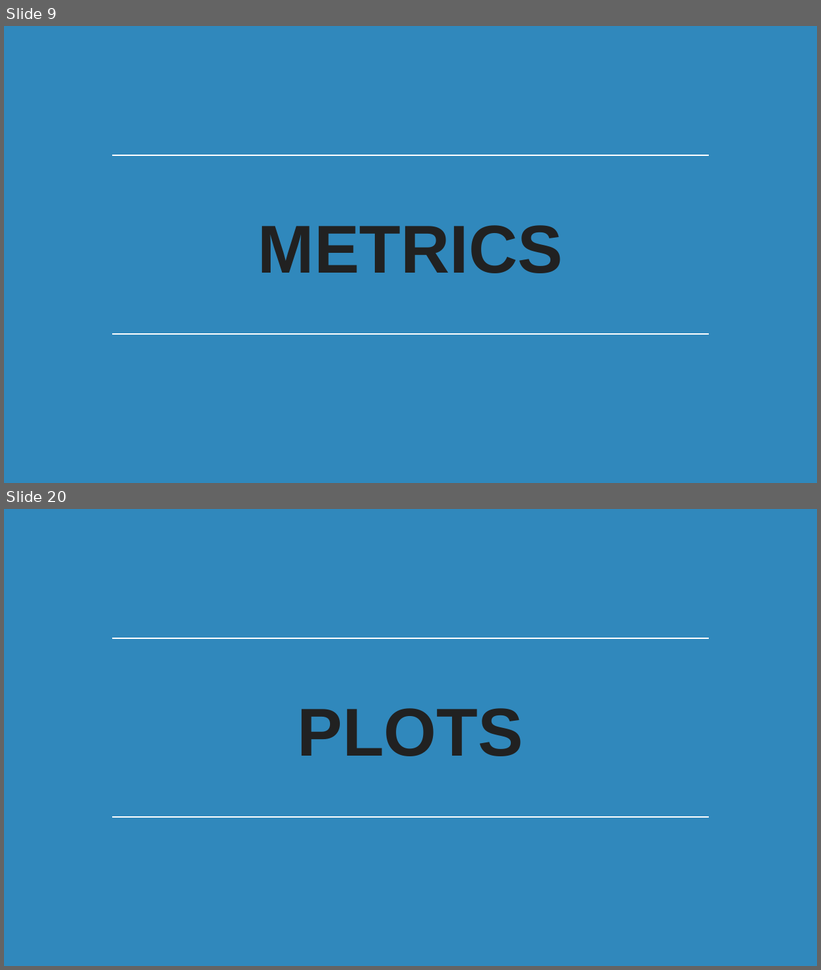
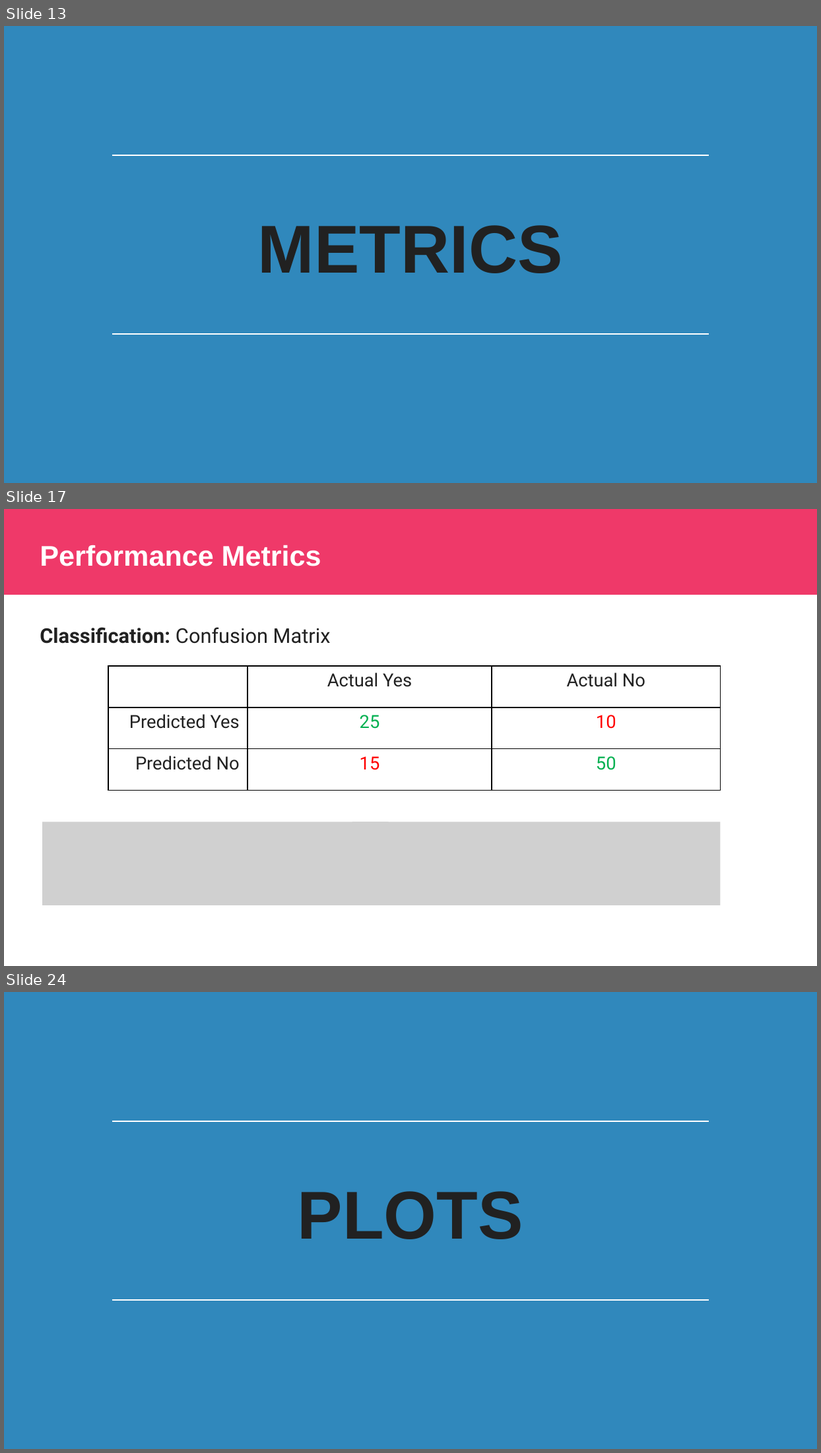
Before and after one commit to javediahmed/misc, a slide deck: Classification_Error_Metrics.pptx. Shown one above the other, each under a label of ours: slides 9 and 20 before the commit, slides 13, 17 and 24 after it; the slides between them are not shown. The pictures are 821x970 and 821x1453 pixels, drawn with LibreOffice and Linux fonts; fonts in the diff are those of the drawing; grey boxes stand for pictures; background and template pictures are left out. Boxes give left, top, right and bottom in pixels: in the first picture for what was removed or moved away, otherwise in the second. Text is boxed around its words. In the diff, an @@ line names an element or a change of style, - is before the commit and + after.

```diff
--- a/Classification_Error_Metrics.pptx
+++ b/Classification_Error_Metrics.pptx
@@ slide 17 added at [4, 509, 817, 966], background #FFFFFF @@
@@ rectangle added at [4, 509, 817, 595], fill #EF3969 @@
@@ title added at [40, 545, 321, 566], 25.2 pt, text #FFFFFF, bold @@
+Performance Metrics
@@ text added at [40, 627, 331, 644], 18 pt, text #212121, bold @@
+Classification: Confusion Matrix
@@ table added at [108, 666, 719, 790], 3 rows, 3 columns @@
+ | Actual Yes | Actual No
+Predicted Yes | 25 | 10
+Predicted No | 15 | 50
@@ picture added at [42, 822, 389, 906] @@
@@ picture added at [352, 822, 720, 906] @@
@@ what was slide 9 is now slide 13 @@
@@ what was slide 20 is now slide 24 @@
```
Also in this commit, not shown: 1 slide changed, 18 other slides added, 1 slide removed.
